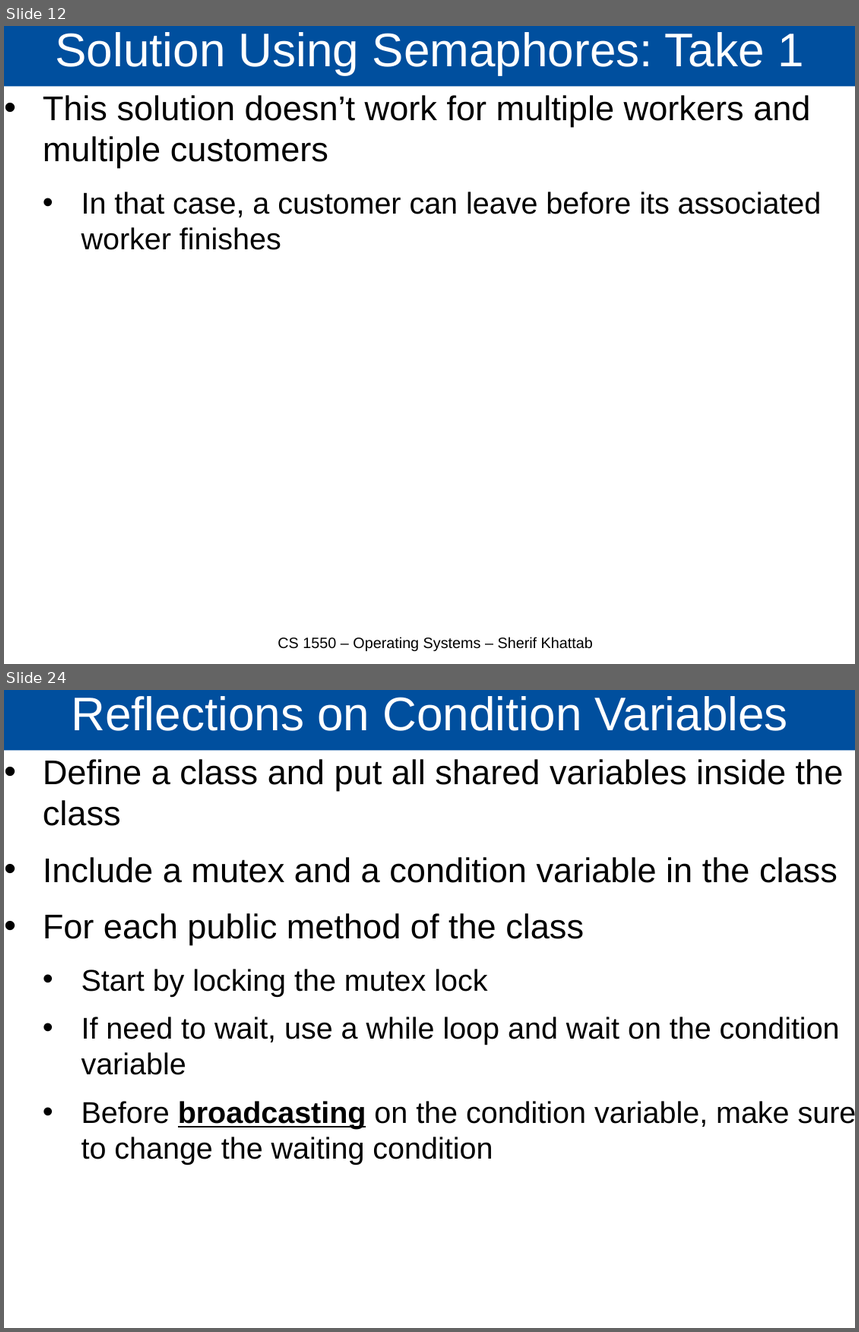
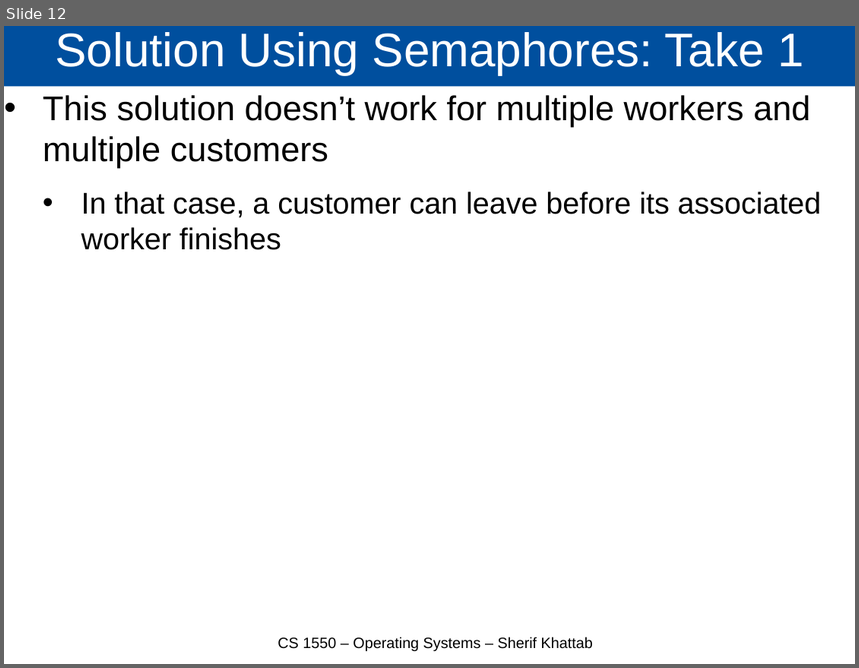
Before and after one commit to cs1550-2244/cs1550-code-handouts, a slide deck: DraftSlides/Lecture10.pptx. Shown one above the other, each under a label of ours: slides 12 and 24 before the commit, slide 12 after it; the slides between them are not shown. The pictures are 859x1332 and 859x668 pixels, drawn with LibreOffice and Linux fonts; fonts in the diff are those of the drawing. Boxes give left, top, right and bottom in pixels: in the first picture for what was removed or moved away, otherwise in the second. Text is boxed around its words. In the diff, an @@ line names an element or a change of style, - is before the commit and + after.

```diff
--- a/DraftSlides/Lecture10.pptx
+++ b/DraftSlides/Lecture10.pptx
@@ slide 24 removed at <box>4,690,855,1328</box>, background #FFFFFF @@
@@ title removed at <box>4,690,855,751</box> @@
-Reflections on Condition Variables
@@ text removed at <box>43,759,855,1165</box> @@
-• Define a class and put all shared variables inside the class
-• Include a mutex and a condition variable in the class
-• For each public method of the class
-  • Start by locking the mutex lock
-  • If need to wait, use a while loop and wait on the condition variable
-  • Before broadcasting on the condition variable, make sure to change the waiting condition
```
Also in this commit, not shown: 11 other slides removed, 2 other files.
